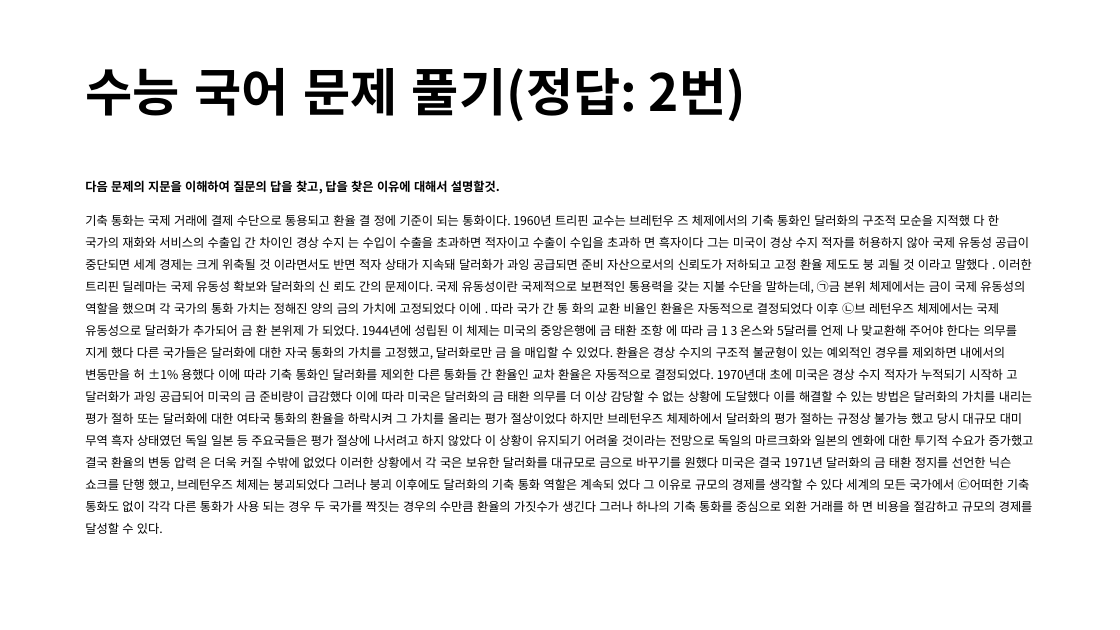
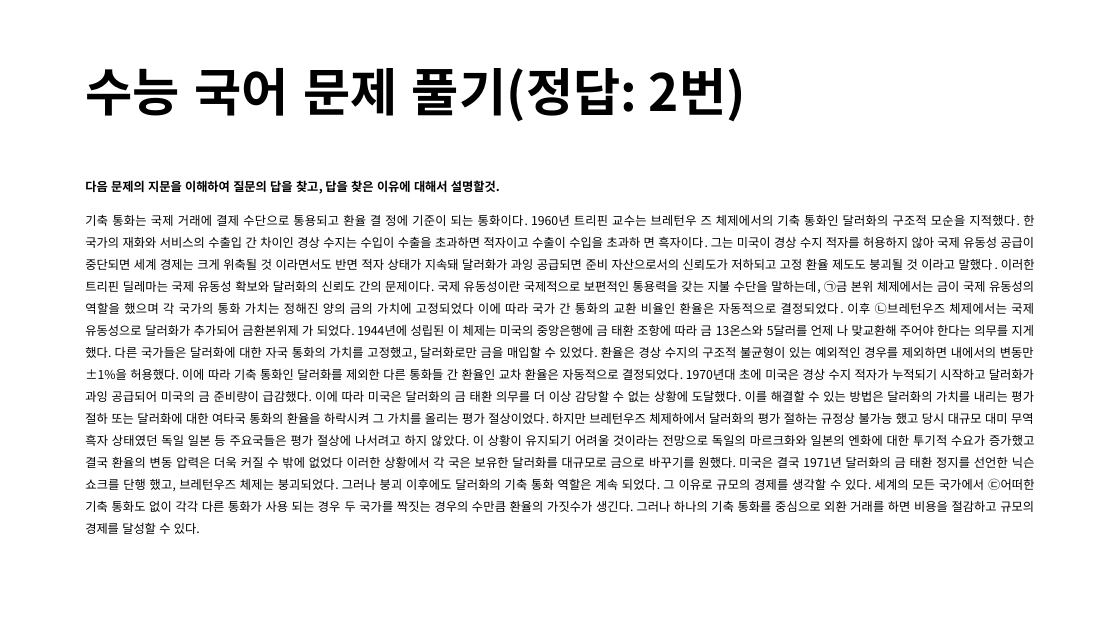
Before and after one commit to lolsaless/Python, a slide deck: slide 47 of 프롬프트 실습.pptx (slide 45 before the commit). Drawn at 1120x630 pixels with LibreOffice and Linux fonts; fonts in the diff are those of the drawing. Boxes give left, top, right and bottom in pixels: in the first picture for what was removed or moved away, otherwise in the second. Text is boxed around its words. In the diff, an @@ line names an element or a change of style, - is before the commit and + after.

```diff
--- a/프롬프트 실습.pptx
+++ b/프롬프트 실습.pptx
@@ text at [85,215,1035,534]: text changed @@
-기축 통화는 국제 거래에 결제 수단으로 통용되고 환율 결 정에 기준이 되는 통화이다. 1960년 트리핀 교수는 브레턴우 즈 체제에서의 기축 통화인 달러화의 구조적 모순을 지적했 다 한 국가의 재화와 서비스의 수출입 간 차이인 경상 수지 는 수입이 수출을 초과하면 적자이고 수출이 수입을 초과하 면 흑자이다 그는 미국이 경상 수지 적자를 허용하지 않아 국제 유동성 공급이 중단되면 세계 경제는 크게 위축될 것 이라면서도 반면 적자 상태가 지속돼 달러화가 과잉 공급되면 준비 자산으로서의 신뢰도가 저하되고 고정 환율 제도도 붕 괴될 것 이라고 말했다 . 이러한 트리핀 딜레마는 국제 유동성 확보와 달러화의 신 뢰도 간의 문제이다. 국제 유동성이란 국제적으로 보편적인 통용력을 갖는 지불 수단을 말하는데, ㉠금 본위 체제에서는 금이 국제 유동성의 역할을 했으며 각 국가의 통화 가치는 정해진 양의 금의 가치에 고정되었다 이에 . 따라 국가 간 통 화의 교환 비율인 환율은 자동적으로 결정되었다 이후 ㉡브 레턴우즈 체제에서는 국제 유동성으로 달러화가 추가되어 금 환 본위제 가 되었다. 1944년에 성립된 이 체제는 미국의 중앙은행에 금 태환 조항 에 따라 금 1 3 온스와 5달러를 언제 나 맞교환해 주어야 한다는 의무를 지게 했다 다른 국가들은 달러화에 대한 자국 통화의 가치를 고정했고, 달러화로만 금 을 매입할 수 있었다. 환율은 경상 수지의 구조적 불균형이 있는 예외적인 경우를 제외하면 내에서의 변동만을 허 ±1% 용했다 이에 따라 기축 통화인 달러화를 제외한 다른 통화들 간 환율인 교차 환율은 자동적으로 결정되었다. 1970년대 초에 미국은 경상 수지 적자가 누적되기 시작하 고 달러화가 과잉 공급되어 미국의 금 준비량이 급감했다 이에 따라 미국은 달러화의 금 태환 의무를 더 이상 감당할 수 없는 상황에 도달했다 이를 해결할 수 있는 방법은 달러화의 가치를 내리는 평가 절하 또는 달러화에 대한 여타국 통화의 환율을 하락시켜 그 가치를 올리는 평가 절상이었다 하지만 브레턴우즈 체제하에서 달러화의 평가 절하는 규정상 불가능 했고 당시 대규모 대미 무역 흑자 상태였던 독일 일본 등 주요국들은 평가 절상에 나서려고 하지 않았다 이 상황이 유지되기 어려울 것이라는 전망으로 독일의 마르크화와 일본의 엔화에 대한 투기적 수요가 증가했고 결국 환율의 변동 압력 은 더욱 커질 수밖에 없었다 이러한 상황에서 각 국은 보유한 달러화를 대규모로 금으로 바꾸기를 원했다 미국은 결국 1971년 달러화의 금 태환 정지를 선언한 닉슨 쇼크를 단행 했고, 브레턴우즈 체제는 붕괴되었다 그러나 붕괴 이후에도 달러화의 기축 통화 역할은 계속되 었다 그 이유로 규모의 경제를 생각할 수 있다 세계의 모든 국가에서 ㉢어떠한 기축 통화도 없이 각각 다른 통화가 사용 되는 경우 두 국가를 짝짓는 경우의 수만큼 환율의 가짓수가 생긴다 그러나 하나의 기축 통화를 중심으로 외환 거래를 하 면 비용을 절감하고 규모의 경제를 달성할 수 있다.
+기축 통화는 국제 거래에 결제 수단으로 통용되고 환율 결 정에 기준이 되는 통화이다. 1960년 트리핀 교수는 브레턴우 즈 체제에서의 기축 통화인 달러화의 구조적 모순을 지적했다. 한 국가의 재화와 서비스의 수출입 간 차이인 경상 수지는 수입이 수출을 초과하면 적자이고 수출이 수입을 초과하 면 흑자이다. 그는 미국이 경상 수지 적자를 허용하지 않아 국제 유동성 공급이 중단되면 세계 경제는 크게 위축될 것 이라면서도 반면 적자 상태가 지속돼 달러화가 과잉 공급되면 준비 자산으로서의 신뢰도가 저하되고 고정 환율 제도도 붕괴될 것 이라고 말했다. 이러한 트리핀 딜레마는 국제 유동성 확보와 달러화의 신뢰도 간의 문제이다. 국제 유동성이란 국제적으로 보편적인 통용력을 갖는 지불 수단을 말하는데, ㉠금 본위 체제에서는 금이 국제 유동성의 역할을 했으며 각 국가의 통화 가치는 정해진 양의 금의 가치에 고정되었다 이에 따라 국가 간 통화의 교환 비율인 환율은 자동적으로 결정되었다. 이후 ㉡브레턴우즈 체제에서는 국제 유동성으로 달러화가 추가되어 금환본위제 가 되었다. 1944년에 성립된 이 체제는 미국의 중앙은행에 금 태환 조항에 따라 금 13온스와 5달러를 언제 나 맞교환해 주어야 한다는 의무를 지게 했다. 다른 국가들은 달러화에 대한 자국 통화의 가치를 고정했고, 달러화로만 금을 매입할 수 있었다. 환율은 경상 수지의 구조적 불균형이 있는 예외적인 경우를 제외하면 내에서의 변동만 ±1%을 허용했다. 이에 따라 기축 통화인 달러화를 제외한 다른 통화들 간 환율인 교차 환율은 자동적으로 결정되었다. 1970년대 초에 미국은 경상 수지 적자가 누적되기 시작하고 달러화가 과잉 공급되어 미국의 금 준비량이 급감했다. 이에 따라 미국은 달러화의 금 태환 의무를 더 이상 감당할 수 없는 상황에 도달했다. 이를 해결할 수 있는 방법은 달러화의 가치를 내리는 평가 절하 또는 달러화에 대한 여타국 통화의 환율을 하락시켜 그 가치를 올리는 평가 절상이었다. 하지만 브레턴우즈 체제하에서 달러화의 평가 절하는 규정상 불가능 했고 당시 대규모 대미 무역 흑자 상태였던 독일 일본 등 주요국들은 평가 절상에 나서려고 하지 않았다. 이 상황이 유지되기 어려울 것이라는 전망으로 독일의 마르크화와 일본의 엔화에 대한 투기적 수요가 증가했고 결국 환율의 변동 압력은 더욱 커질 수 밖에 없었다 이러한 상황에서 각 국은 보유한 달러화를 대규모로 금으로 바꾸기를 원했다. 미국은 결국 1971년 달러화의 금 태환 정지를 선언한 닉슨 쇼크를 단행 했고, 브레턴우즈 체제는 붕괴되었다. 그러나 붕괴 이후에도 달러화의 기축 통화 역할은 계속 되었다. 그 이유로 규모의 경제를 생각할 수 있다. 세계의 모든 국가에서 ㉢어떠한 기축 통화도 없이 각각 다른 통화가 사용 되는 경우 두 국가를 짝짓는 경우의 수만큼 환율의 가짓수가 생긴다. 그러나 하나의 기축 통화를 중심으로 외환 거래를 하면 비용을 절감하고 규모의 경제를 달성할 수 있다.
```
Also in this commit, not shown: 18 other slides changed, 5 slides added, 1 slide removed.
